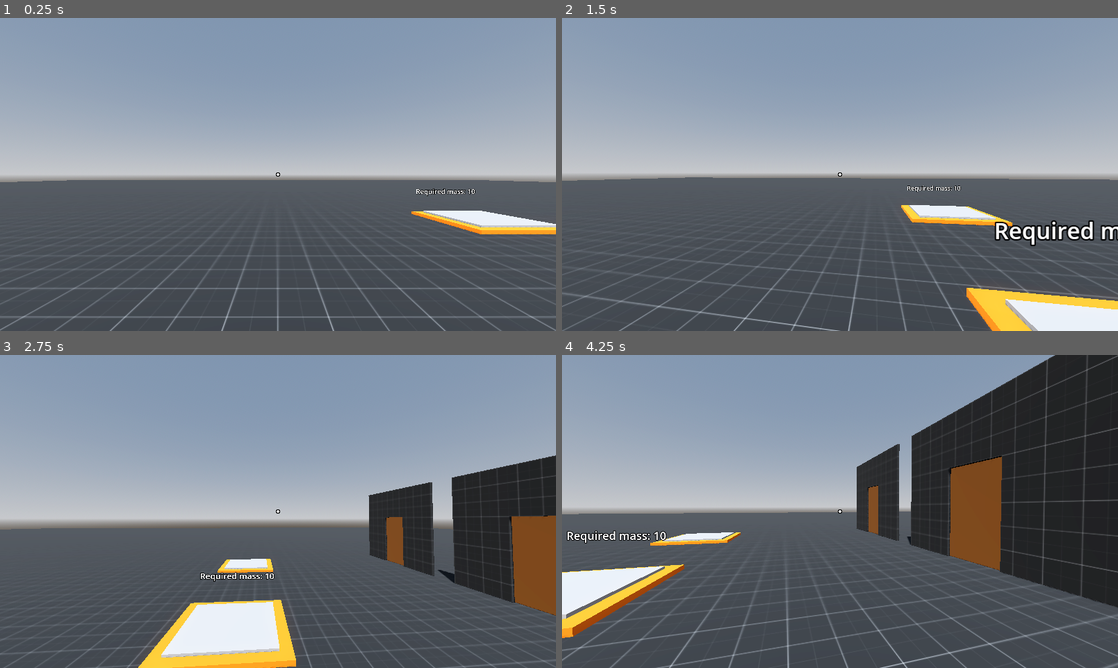
Above: before the commit, frames 1-4 (two rows, left to right).
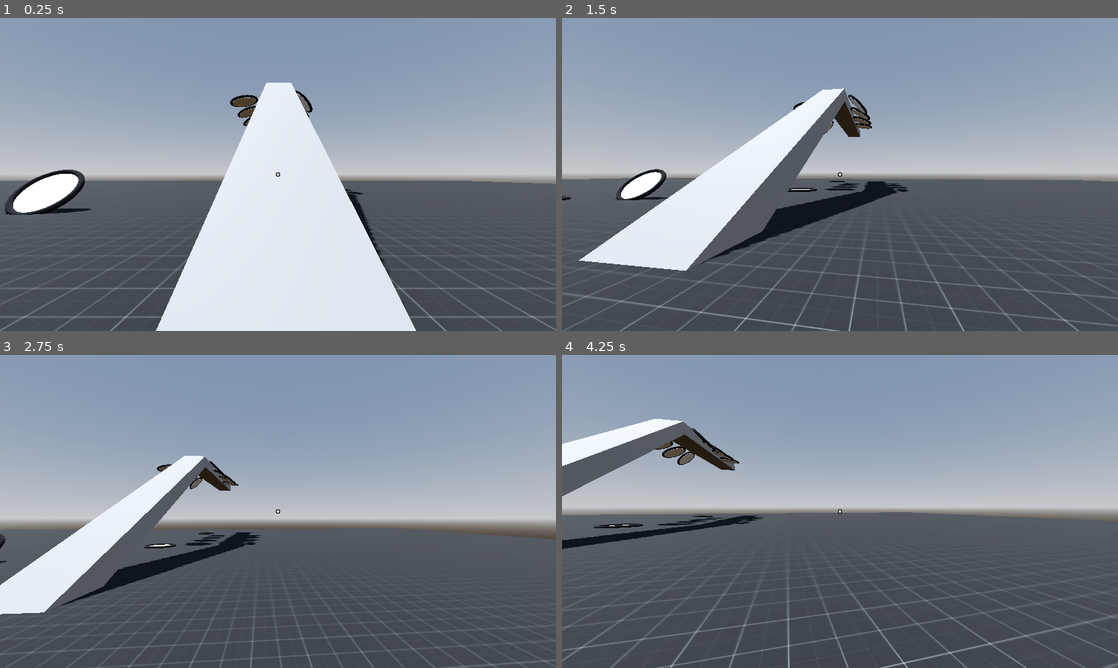
Above: after the commit, the same moments.

Repository: Radian6405/Rescale
Game: Godot game, scene res://levels/sandbox.tscn
Same seed, same stepped clock (60 frames per second), same inputs: the game is played once before the commit and once after it. This scene is started directly instead of the project's main scene.
Inputs (mouse positions are in pixels of both pictures, inside the frame that each line leads up to):
- Up to frame 1 (0.25 s): no input
- Up to frame 2 (1.5 s): tap Enter at 0.5 s; move the mouse to (867, 174) at 0.52 s; hold D (move_right) 0.53-1.28 s; tap Space (jump) at 0.6, 0.77, 1.07 s; move the mouse to (812, 174) at 1.27 s; hold S (move_back) from 1.28 s (still down); tap Q (decrease_size) at 1.35 s
- Up to frame 3 (2.75 s): tap Space (jump) at 1.52, 1.55, 1.82, 2.3 s; move the mouse to (289, 505) at 2.02 s; release S (move_back) at 2.03 s; press the mouse at (289, 505) at 2.03 s; hold D (move_right) from 2.03 s (still down)
- Up to frame 4 (4.25 s): move the mouse to (834, 517) at 2.77 s; release the mouse at (834, 517) at 2.78 s; tap E (increase_size) at 2.85 s; tap Space (jump) at 3.02, 3.05, 3.32, 3.77, 3.8, 4.07 s; move the mouse to (878, 514) at 3.52 s; release D (move_right) at 3.53 s; hold A (move_left) from 3.53 s (still down); tap F (interact) at 3.6 s

The runs differ from the first frame. In frame 1, 24% of the frame differs, in the area x 0-100%, y 20-100%; in frame 2, 16%; in frame 3, 23%; in frame 4, 33%, in the area x 0-100%, y 0-100%.

Commit message:
fix: added new jumppads to sandbox

Diff:
--- a/levels/sandbox.tscn
+++ b/levels/sandbox.tscn
@@ -8,7 +8,7 @@
 [ext_resource type="PackedScene" uid="uid://ds24htyia502x" path="res://scenes/platforms/orange_platform.tscn" id="6_bh6r0"]
 [ext_resource type="PackedScene" uid="uid://bwx3hol0mard1" path="res://scenes/doors/brown_door.tscn" id="7_6if35"]
 [ext_resource type="PackedScene" uid="uid://08shlno0k7yd" path="res://scenes/buttons/red_button.tscn" id="8_88h6x"]
-[ext_resource type="PackedScene" uid="uid://c0sn6g57gxaaw" path="res://scenes/Jumpad/border_jumpad.tscn" id="10_e8aj0"]
+[ext_resource type="PackedScene" uid="uid://b6cwt0wbo5njy" path="res://scenes/Jumpad/circular_jumpad.tscn" id="9_yb41i"]
 
 [sub_resource type="ProceduralSkyMaterial" id="ProceduralSkyMaterial_bt8c8"]
 sky_horizon_color = Color(0.64625, 0.65575, 0.67075, 1)
@@ -41,7 +41,7 @@
 size = Vector3(100, 1, 100)
 
 [node name="player" parent="." node_paths=PackedStringArray("pickups_manager") instance=ExtResource("1_3w358")]
-transform = Transform3D(-1, 0, -8.74228e-08, 0, 1, 0, 8.74228e-08, 0, -1, 0, 0, 0)
+transform = Transform3D(1.31134e-07, 0, -1, 0, 1, 0, 1, 0, 1.31134e-07, 6, 0, 9)
 pickups_manager = NodePath("../PickupsManager")
 
 [node name="LevelContent" type="Node3D" parent="."]
@@ -52,6 +52,20 @@
 collision_layer = 3
 collision_mask = 3
 size = Vector3(2, 1, 3)
+
+[node name="CSGBox3D6" type="CSGBox3D" parent="LevelContent"]
+transform = Transform3D(-4.37114e-08, 0, -1, 0, 1, 0, 1, 0, -4.37114e-08, 31.322, 8.17872, 9.06251)
+use_collision = true
+collision_layer = 3
+collision_mask = 3
+size = Vector3(2, 1, 18)
+
+[node name="CSGBox3D5" type="CSGBox3D" parent="LevelContent"]
+transform = Transform3D(-4.37114e-08, -0.5, -0.866025, 0, 0.866025, -0.5, 1, -2.18557e-08, -3.78552e-08, 14.8033, 3.8026, 9.0625)
+use_collision = true
+collision_layer = 3
+collision_mask = 3
+size = Vector3(2, 1, 18)
 
 [node name="CSGBox3D3" type="CSGBox3D" parent="LevelContent"]
 transform = Transform3D(1, 0, 0, 0, 1, 0, 0, 0, 1, 4, 1.5, -5)
@@ -127,13 +141,47 @@
 
 [node name="JumpadManager" type="Node3D" parent="."]
 
-[node name="border_Jumpad" parent="JumpadManager" instance=ExtResource("10_e8aj0")]
-transform = Transform3D(1, 0, 0, 0, 1, 0, 0, 0, 1, 8, 0, -13)
+[node name="circular Jumpad" parent="JumpadManager" instance=ExtResource("9_yb41i")]
+transform = Transform3D(1, 0, 0, 0, 1, 0, 0, 0, 1, 35, 0, 7)
+path_length_multiplier = 1
 
-[node name="border_Jumpad2" parent="JumpadManager" instance=ExtResource("10_e8aj0")]
-transform = Transform3D(0.707107, -0.707107, 0, 0.707107, 0.707107, 0, 0, 0, 1, 15, 1, -13)
-jump_power = 30.0
+[node name="circular Jumpad12" parent="JumpadManager" instance=ExtResource("9_yb41i")]
+transform = Transform3D(1, 0, 0, 0, 1, 0, 0, 0, 1, 20, 0, 7)
+jump_height = 15.0
 
-[node name="border_Jumpad3" parent="JumpadManager" instance=ExtResource("10_e8aj0")]
-transform = Transform3D(0.707107, 0.707107, 0, -0.707107, 0.707107, 0, 0, 0, 1, -8, 1, -13)
-jump_power = 18.0
+[node name="circular Jumpad13" parent="JumpadManager" instance=ExtResource("9_yb41i")]
+transform = Transform3D(1, 0, 0, 0, 1, 0, 0, 0, 1, 12, 0, -4)
+
+[node name="circular Jumpad2" parent="JumpadManager" instance=ExtResource("9_yb41i")]
+transform = Transform3D(0.707107, -0.707107, 0, 0.707107, 0.707107, 0, 0, 0, 1, 14, 0.7, 0)
+
+[node name="circular Jumpad4" parent="JumpadManager" instance=ExtResource("9_yb41i")]
+transform = Transform3D(-3.09086e-08, -3.09086e-08, -1, -0.707107, 0.707107, 0, 0.707107, 0.707107, -4.37114e-08, 23.7292, 7.7, 11.0625)
+
+[node name="circular Jumpad5" parent="JumpadManager" instance=ExtResource("9_yb41i")]
+transform = Transform3D(-3.78552e-08, -2.18557e-08, -1, -0.5, 0.866025, 0, 0.866025, 0.5, -4.37114e-08, 26.7292, 7.7, 11.0625)
+
+[node name="circular Jumpad6" parent="JumpadManager" instance=ExtResource("9_yb41i")]
+transform = Transform3D(-4.10752e-08, -1.49502e-08, -1, -0.34202, 0.939692, 0, 0.939692, 0.34202, -4.37114e-08, 29.7292, 7.7, 11.0625)
+
+[node name="circular Jumpad7" parent="JumpadManager" instance=ExtResource("9_yb41i")]
+transform = Transform3D(-4.30473e-08, -7.59039e-09, -1, -0.173648, 0.984808, 0, 0.984808, 0.173648, -4.37114e-08, 32.7292, 7.7, 11.0625)
+
+[node name="circular Jumpad8" parent="JumpadManager" instance=ExtResource("9_yb41i")]
+transform = Transform3D(9.27259e-08, 9.27259e-08, 1, -0.707107, 0.707107, 0, -0.707107, -0.707107, 1.31134e-07, 32.7292, 7.7, 6.06251)
+jump_height = 20.0
+
+[node name="circular Jumpad9" parent="JumpadManager" instance=ExtResource("9_yb41i")]
+transform = Transform3D(1.13565e-07, 6.55671e-08, 1, -0.5, 0.866025, 1.3027e-15, -0.866025, -0.5, 1.31134e-07, 29.7292, 7.7, 6.0625)
+jump_height = 20.0
+
+[node name="circular Jumpad10" parent="JumpadManager" instance=ExtResource("9_yb41i")]
+transform = Transform3D(1.23226e-07, 4.48505e-08, 1, -0.34202, 0.939692, 0, -0.939692, -0.34202, 1.31134e-07, 26.7292, 7.7, 6.0625)
+jump_height = 20.0
+
+[node name="circular Jumpad11" parent="JumpadManager" instance=ExtResource("9_yb41i")]
+transform = Transform3D(1.29142e-07, 2.27712e-08, 1, -0.173648, 0.984808, 6.5135e-16, -0.984808, -0.173648, 1.31134e-07, 23.7292, 7.7, 6.0625)
+jump_height = 20.0
+
+[node name="circular Jumpad3" parent="JumpadManager" instance=ExtResource("9_yb41i")]
+transform = Transform3D(0.5, -0.5, 0.707107, 0.707107, 0.707107, 0, -0.5, 0.5, 0.707107, 10.5087, 3.7, -10.9977)
--- a/scenes/Jumpad/border_jumpad.tscn
+++ b/scenes/Jumpad/border_jumpad.tscn
@@ -1,35 +1,49 @@
-[gd_scene load_steps=7 format=3 uid="uid://c0sn6g57gxaaw"]
+[gd_scene load_steps=8 format=3 uid="uid://c0sn6g57gxaaw"]
 
-[ext_resource type="PackedScene" uid="uid://de6yxqbq3kfg" path="res://scenes/Jumpad/jumpad.tscn" id="1_d5oyc"]
+[ext_resource type="Script" path="res://scenes/Jumpad/jumpad.gd" id="1_jvj1k"]
 
 [sub_resource type="CylinderShape3D" id="CylinderShape3D_1y4n3"]
 height = 0.2
 radius = 1.0
 
-[sub_resource type="StandardMaterial3D" id="StandardMaterial3D_7fc1e"]
+[sub_resource type="StandardMaterial3D" id="StandardMaterial3D_7d6f2"]
 
 [sub_resource type="CylinderMesh" id="CylinderMesh_bl3a1"]
-material = SubResource("StandardMaterial3D_7fc1e")
+material = SubResource("StandardMaterial3D_7d6f2")
 top_radius = 1.0
 bottom_radius = 1.0
 height = 0.1
 
-[sub_resource type="StandardMaterial3D" id="StandardMaterial3D_08bix"]
+[sub_resource type="StandardMaterial3D" id="StandardMaterial3D_dyucs"]
 albedo_color = Color(0, 0, 0, 1)
 
 [sub_resource type="TorusMesh" id="TorusMesh_4coij"]
-material = SubResource("StandardMaterial3D_08bix")
+material = SubResource("StandardMaterial3D_dyucs")
 inner_radius = 1.0
 outer_radius = 1.2
 
-[node name="border_Jumpad" instance=ExtResource("1_d5oyc")]
+[sub_resource type="CylinderShape3D" id="CylinderShape3D_3nels"]
+height = 0.2
+radius = 1.2
 
-[node name="CollisionShape3D2" parent="Area3D" index="0"]
+[node name="border_Jumpad" type="StaticBody3D"]
+script = ExtResource("1_jvj1k")
+
+[node name="Area3D" type="Area3D" parent="."]
+
+[node name="CollisionShape3D2" type="CollisionShape3D" parent="Area3D"]
+transform = Transform3D(1, 0, 0, 0, 1, 0, 0, 0, 1, 0, 0.15, 0)
 shape = SubResource("CylinderShape3D_1y4n3")
 
-[node name="MeshInstance3D" type="MeshInstance3D" parent="." index="1"]
+[node name="MeshInstance3D" type="MeshInstance3D" parent="."]
 mesh = SubResource("CylinderMesh_bl3a1")
 
-[node name="MeshInstance3D2" type="MeshInstance3D" parent="." index="2"]
+[node name="MeshInstance3D2" type="MeshInstance3D" parent="."]
 transform = Transform3D(1, 0, 0, 0, 1, 0, 0, 0, 1, 0, 0.05, 0)
 mesh = SubResource("TorusMesh_4coij")
+
+[node name="CollisionShape3D" type="CollisionShape3D" parent="."]
+transform = Transform3D(1, 0, 0, 0, 1, 0, 0, 0, 1, 0, 0.05, 0)
+shape = SubResource("CylinderShape3D_3nels")
+
+[connection signal="body_entered" from="Area3D" to="." method="_on_area_3d_body_entered"]
